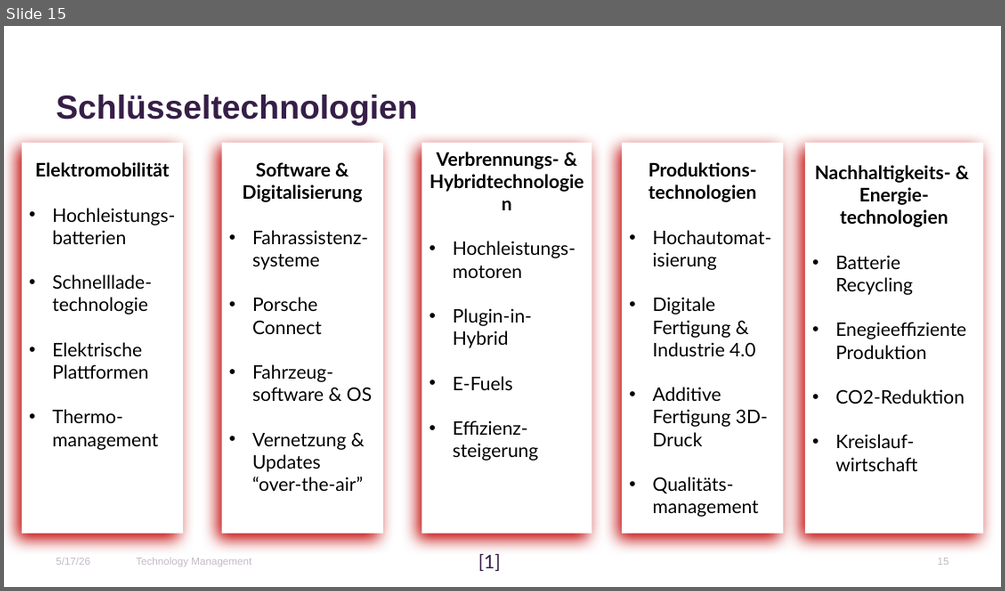
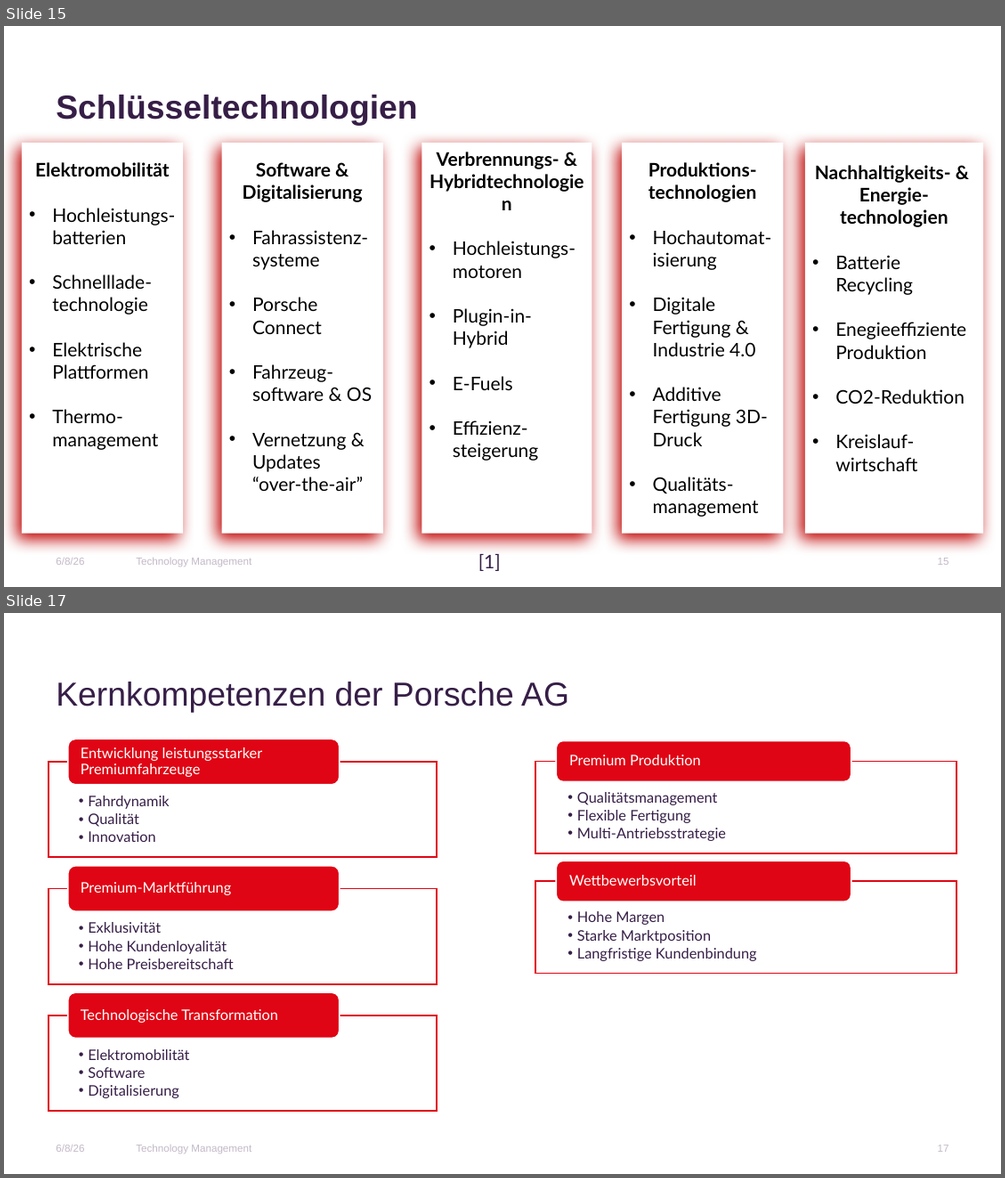
Before and after one commit to Erickk0/Master, a slide deck: 1. Semester/Technology Management/Praktikum/PorscheTechManagement1.pptx. Shown one above the other, each under a label of ours: slide 15 before the commit, slides 15 and 17 after it; the slides between them are not shown. The pictures are 1005x591 and 1005x1178 pixels, drawn with LibreOffice and Linux fonts; fonts in the diff are those of the drawing; background and template pictures are left out. Boxes give left, top, right and bottom in pixels: in the first picture for what was removed or moved away, otherwise in the second. Text is boxed around its words. In the diff, an @@ line names an element or a change of style, - is before the commit and + after.

```diff
--- a/1. Semester/Technology Management/Praktikum/PorscheTechManagement1.pptx
+++ b/1. Semester/Technology Management/Praktikum/PorscheTechManagement1.pptx
@@ slide 17 added at box(4, 613, 1001, 1174), background #FFFFFF @@
@@ title added at box(56, 682, 569, 712), 32 pt, text #361E47 @@
+Kernkompetenzen der Porsche AG
@@ group added at box(535, 741, 956, 973): 4 texts, 2 rectangles, 2 rounded rectangles @@
+  • Qualitätsmanagement
+  • Flexible Fertigung
+  • Multi-Antriebsstrategie
+Premium Produktion
+  • Hohe Margen
+  • Starke Marktposition
+  • Langfristige Kundenbindung
+Wettbewerbsvorteil
@@ group added at box(48, 738, 437, 1111): 6 texts, 3 rectangles, 3 rounded rectangles @@
+  • Fahrdynamik
+  • Qualität
+  • Innovation
+Entwicklung leistungsstarker Premiumfahrzeuge
+  • Exklusivität
+  • Hohe Kundenloyalität
+  • Hohe Preisbereitschaft
+Premium-Marktführung
+  • Elektromobilität
+  • Software
+  • Digitalisierung
+Technologische Transformation
@@ text added at box(56, 1144, 84, 1151), 10 pt, text #C4B9C8 @@
+6/8/26
@@ text added at box(136, 1144, 251, 1153), 10 pt, text #C4B9C8 @@
+Technology Management
@@ page number added at box(938, 1144, 949, 1151), 10 pt, text #C4B9C8 @@
+17
@@ slide 15 changed as well @@
@@ text at box(56, 557, 84, 564): text changed @@
-5/17/26
+6/8/26
```
Also in this commit, not shown: 15 other slides changed, 5 other slides added, 14 other files.
